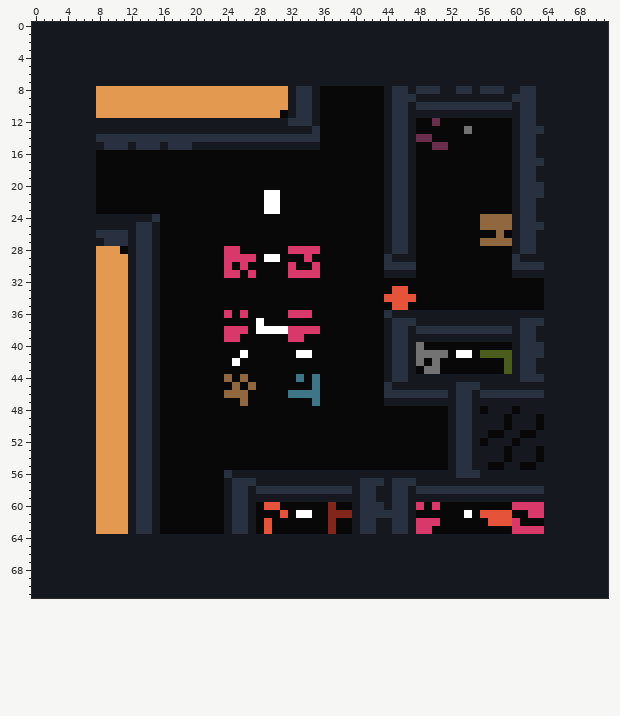
One commit to this sprite sheet: 029level.png. Above: the version before the commit.
The file is 72x72 pixels. Colours within 5 levels of each other are drawn and written as one.
Now the later version:
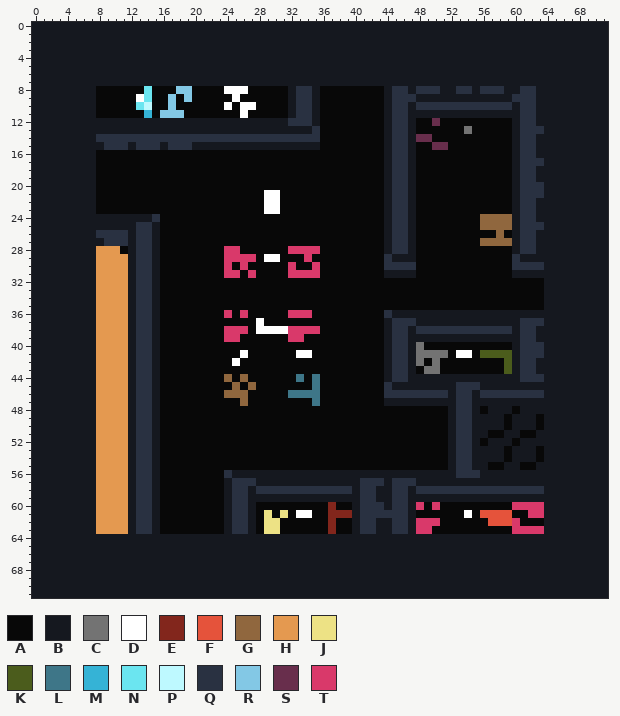
Palette (. is transparent): A #080808  B #15181f  C #737373  D #ffffff  E #82261c  F #e5533b  G #90673e  H #e49950  J #ede285  K #4b5c1c  L #3e7688  M #35b3d6  N #6be5f0  P #bef9ff  Q #293141  R #83c8e5  S #682e4c  T #d9396a
Difference:
@@ x 6..33 @@
  7 BBBBBBBBBBBBBBBBBBBBBBBBBBBB
- 8 BBHHHHHHHHHHHHHHHHHHHHHHHHBQ
- 9 BBHHHHHHHHHHHHHHHHHHHHHHHHBQ
-10 BBHHHHHHHHHHHHHHHHHHHHHHHHBQ
-11 BBHHHHHHHHHHHHHHHHHHHHHHHABQ
+ 8 BBAAAAAANAAARRAAAADDDAAAAABQ
+ 9 BBAAAAADNAARARAAAAADAAAAAABQ
+10 BBAAAAANPAARAAAAAADADDAAAABQ
+11 BBAAAAAAMARRRAAAAAAADAAAAABQ
 12 BBBBBBBBBBBBBBBBBBBBBBBBBBQQ
@@ x 42..49 @@
 32 AAAAAAAA
-33 AAAFFAAA
-34 AAFFFFAA
-35 AAAFFAAA
+33 AAAAAAAA
+34 AAAAAAAA
+35 AAAAAAAA
 36 AAQBBBBB
@@ x 27..33 @@
 59 BBBBBBB
-60 BAFFAAA
-61 BAAAFAD
-62 BAFAAAA
-63 BAFAAAA
+60 BAAAAAA
+61 BAJAJAD
+62 BAJJAAA
+63 BAJJAAA
 64 BBBBBBB
Boxes around the changes in both pictures, in picture pixels (x1, y1, x2, y2):
changed: (96, 86, 288, 118)
changed: (384, 286, 416, 310)
changed: (264, 502, 288, 534)
